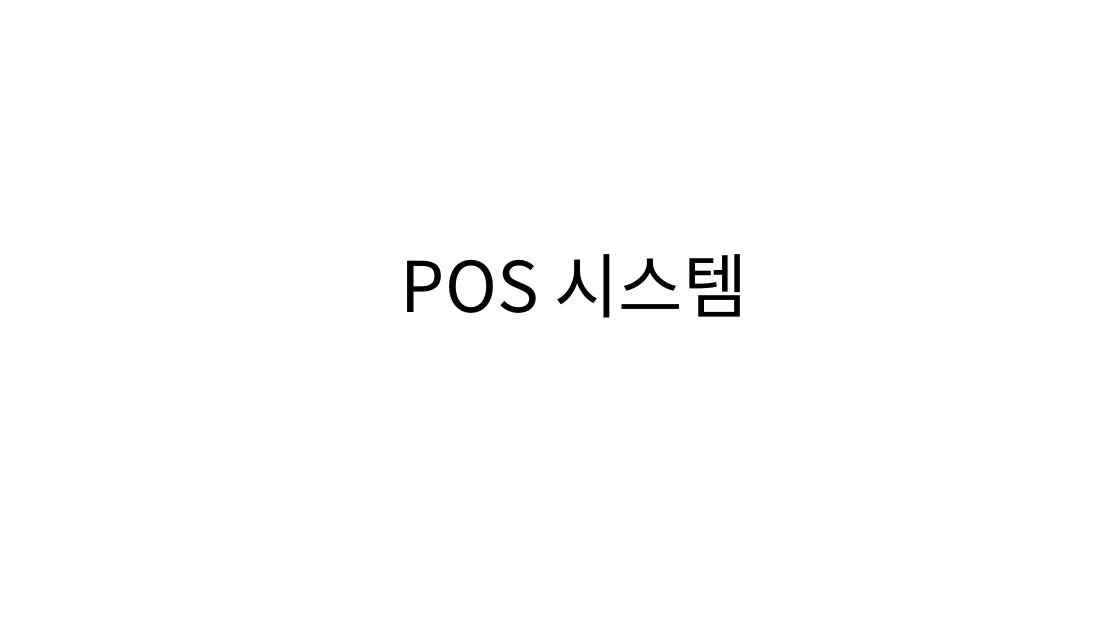
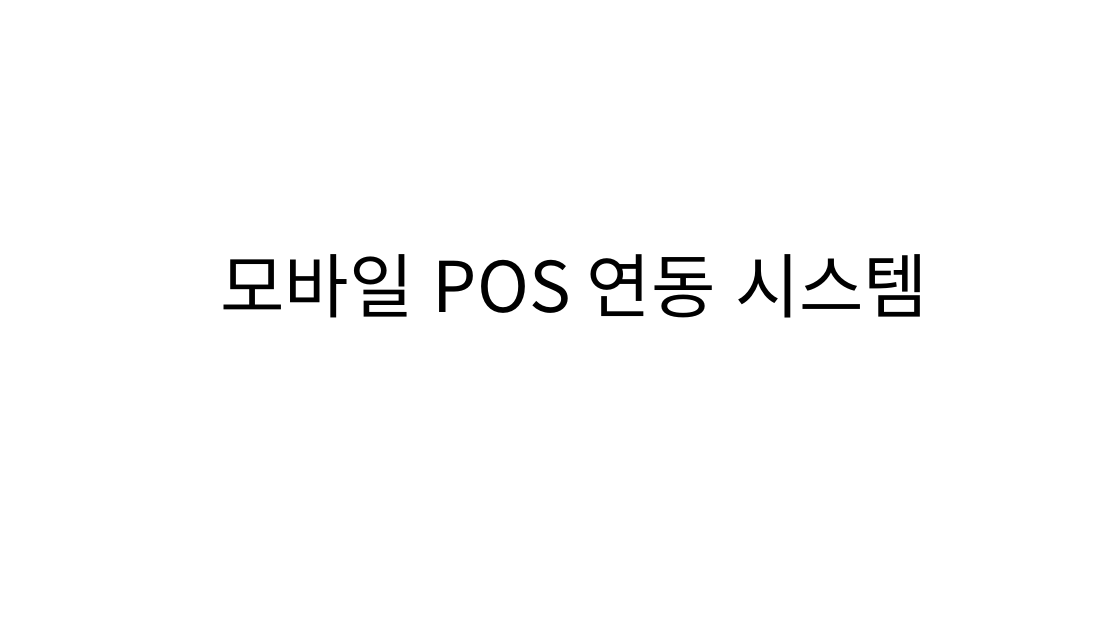
Before and after one commit to dss156/2019_3_2_UML_PBL, a slide deck: slide 1 of 발표자료.pptx. Drawn at 1120x630 pixels with LibreOffice and Linux fonts; fonts in the diff are those of the drawing. Boxes give left, top, right and bottom in pixels: in the first picture for what was removed or moved away, otherwise in the second. Text is boxed around its words. In the diff, an @@ line names an element or a change of style, - is before the commit and + after.

```diff
--- a/발표자료.pptx
+++ b/발표자료.pptx
@@ title at [220, 254, 928, 318]: text changed @@
-POS 시스템
+모바일 POS 연동 시스템
```
Also in this commit, not shown: 2 other slides changed, 1 slide added, 1 slide removed, 1 other file.
